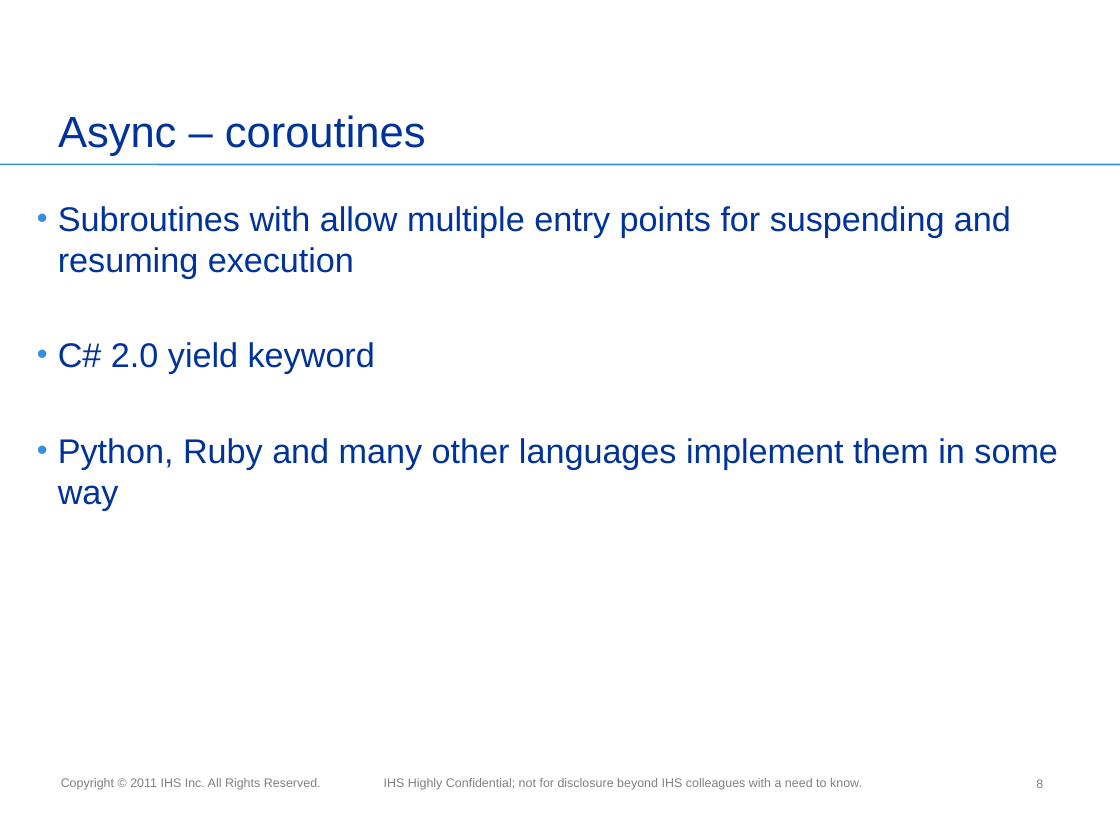
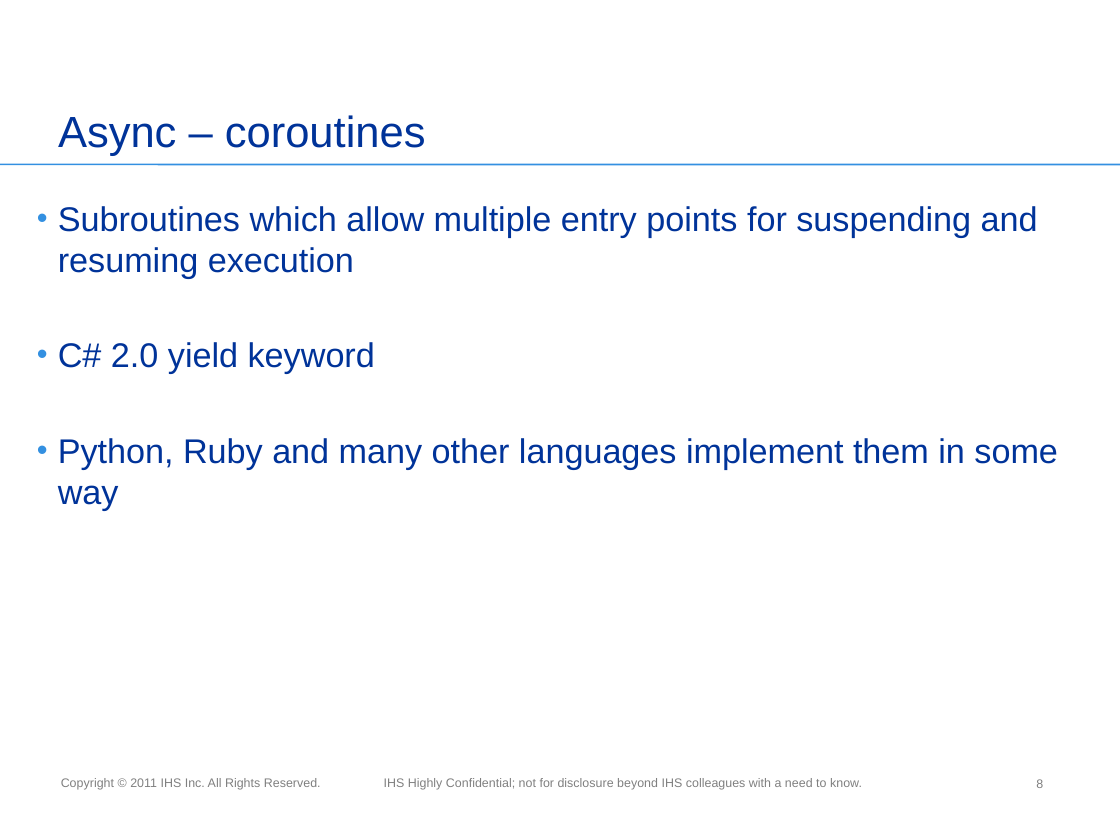
Before and after one commit to miensol/conference2012, a slide deck: slide 8 of C# 5.pptx. Drawn at 1120x840 pixels with LibreOffice and Linux fonts; fonts in the diff are those of the drawing; background and template pictures are left out. Boxes give left, top, right and bottom in pixels: in the first picture for what was removed or moved away, otherwise in the second. Text is boxed around its words. In the diff, an @@ line names an element or a change of style, - is before the commit and + after.

```diff
--- a/C# 5.pptx
+++ b/C# 5.pptx
@@ text at bbox=[58, 206, 1038, 278]: text changed @@
-• Subroutines with allow multiple entry points for suspending and resuming execution
+• Subroutines which allow multiple entry points for suspending and resuming execution
```
Also in this commit, not shown: 3 slides added.
